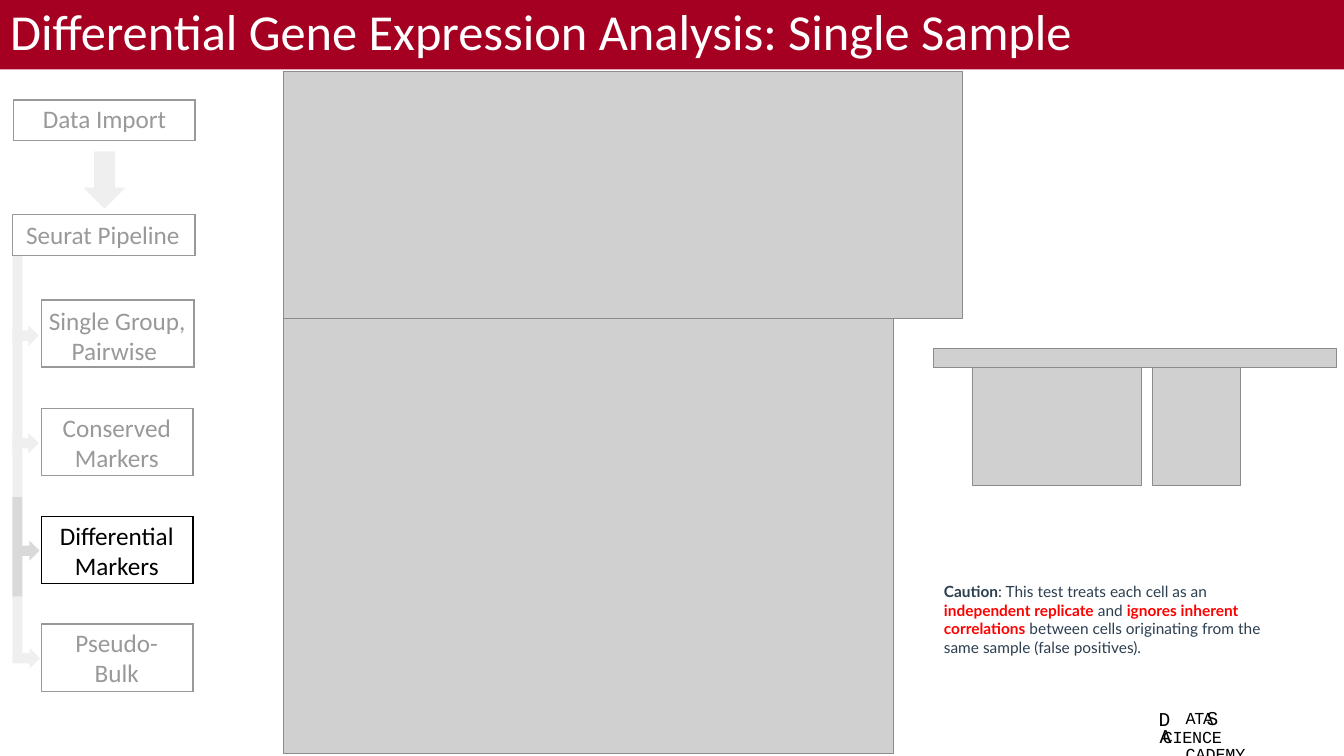
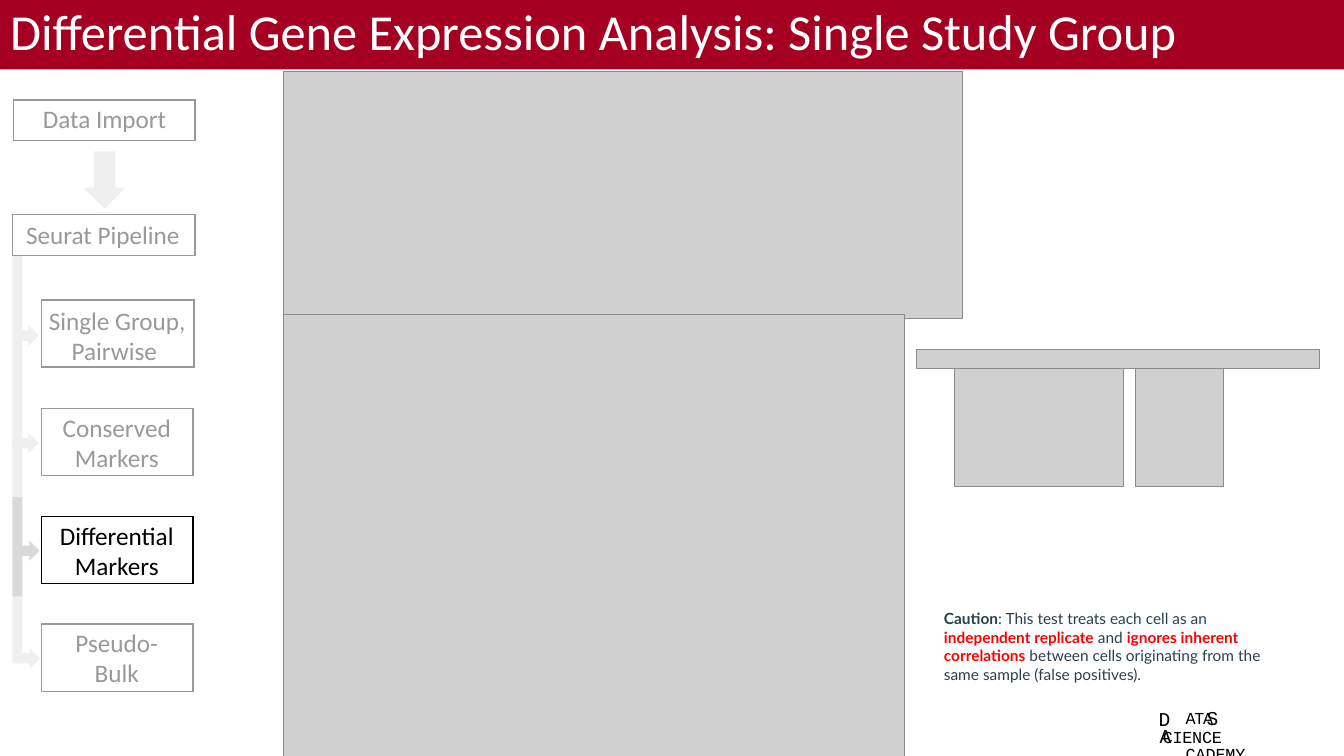
Before and after one commit to bacorli2/scrna_workshop, a slide deck: slide 5 of M5_Seurat_DGE_and_Exploratory/M5_Seurat_DGE_Exploratory.pptx. Drawn at 1344x756 pixels with LibreOffice and Linux fonts; fonts in the diff are those of the drawing; grey boxes stand for pictures; background and template pictures are left out. Boxes give left, top, right and bottom in pixels: in the first picture for what was removed or moved away, otherwise in the second. Text is boxed around its words. In the diff, an @@ line names an element or a change of style, - is before the commit and + after.

Commit message:
Continued updates for DGE visualization and formatting code for test_packages().

```diff
--- a/M5_Seurat_DGE_and_Exploratory/M5_Seurat_DGE_Exploratory.pptx
+++ b/M5_Seurat_DGE_and_Exploratory/M5_Seurat_DGE_Exploratory.pptx
@@ title at box(10, 15, 1176, 59): text changed @@
-Differential Gene Expression Analysis: Single Sample
+Differential Gene Expression Analysis: Single Study Group
@@ picture: place and size @@
-picture at box(284, 319, 894, 753)
+picture at box(284, 315, 904, 756)
@@ 3 pictures: place and size @@
-3 pictures at box(935, 349, 1337, 486)
+3 pictures at box(918, 350, 1320, 487)
@@ text "Caution: This test treats each ...": place and size @@
-text "Caution: This test treats each ..." at box(944, 585, 1260, 656)
+text "Caution: This test treats each ..." at box(944, 612, 1260, 683)
```
Also in this commit, not shown: 2 slides added, 1 other file.
